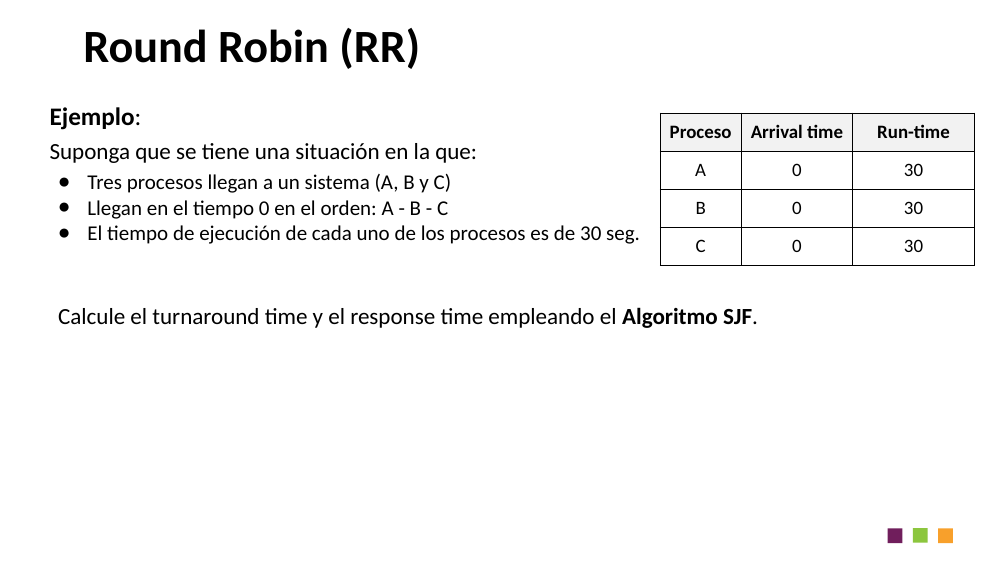
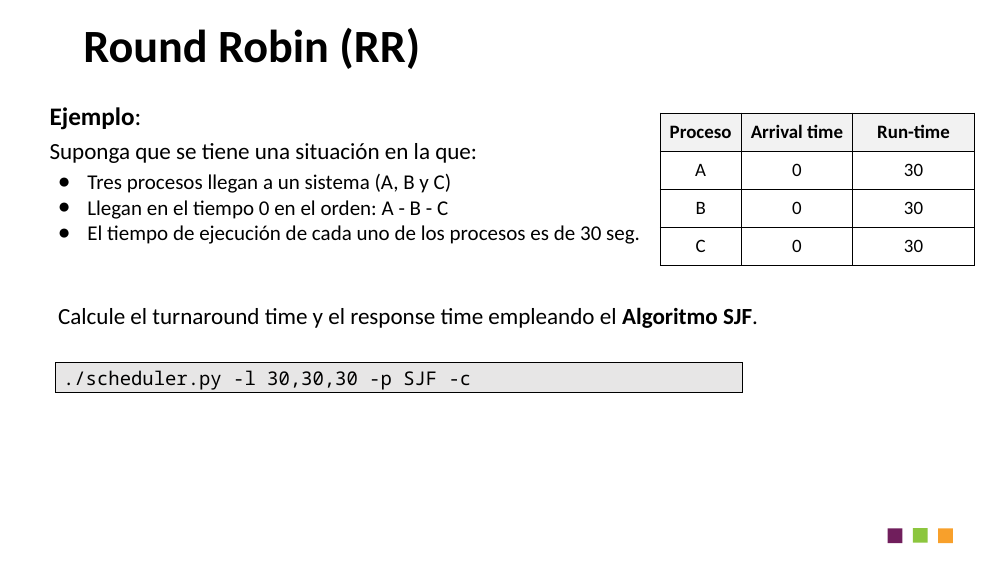
Before and after one commit to udea-so/apuntes_2026-2_SO-virtual, a slide deck: slide 50 of clase_05/SO_apuntes_clase5.pptx (slide 48 before the commit). Drawn at 1008x567 pixels with LibreOffice and Linux fonts; fonts in the diff are those of the drawing. Boxes give left, top, right and bottom in pixels: in the first picture for what was removed or moved away, otherwise in the second. Text is boxed around its words. In the diff, an @@ line names an element or a change of style, - is before the commit and + after.

```diff
--- a/clase_05/SO_apuntes_clase5.pptx
+++ b/clase_05/SO_apuntes_clase5.pptx
@@ rectangle added at (56,362,743,392), fill #E7E6E6, outline #000000 0.75 pt, 18 pt, text #000000 @@
+./scheduler.py -l 30,30,30 -p SJF -c
```
Also in this commit, not shown: 12 other slides changed, 2 slides added, 17 other files.
